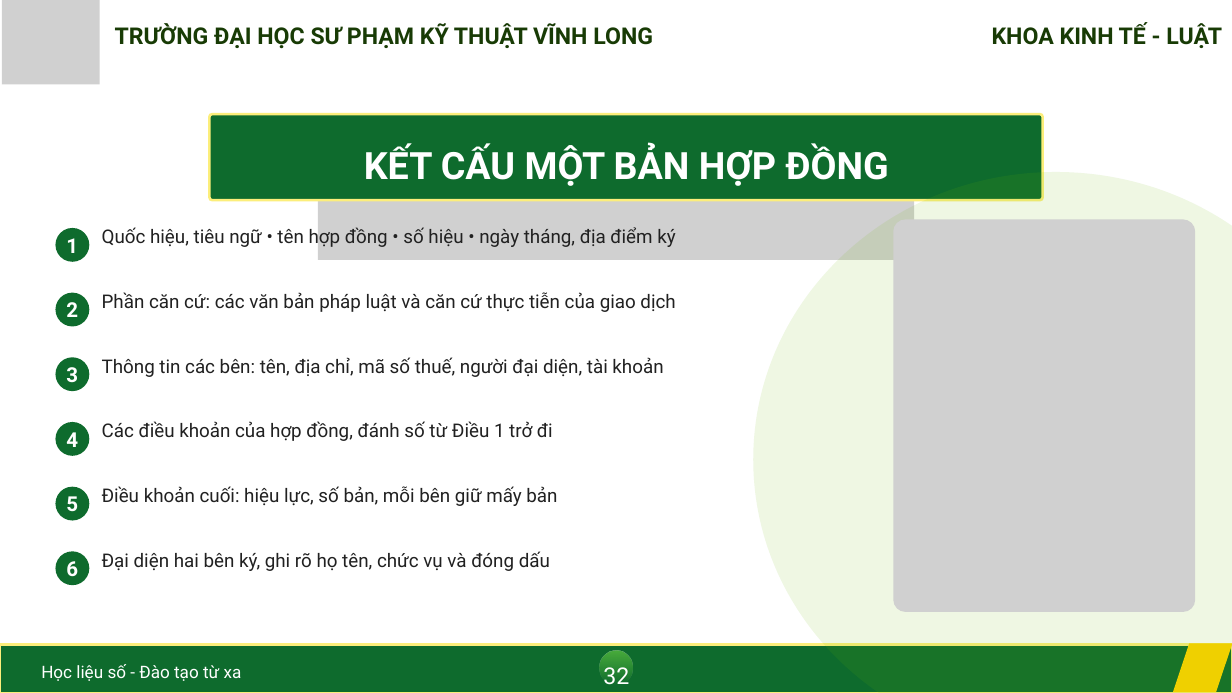
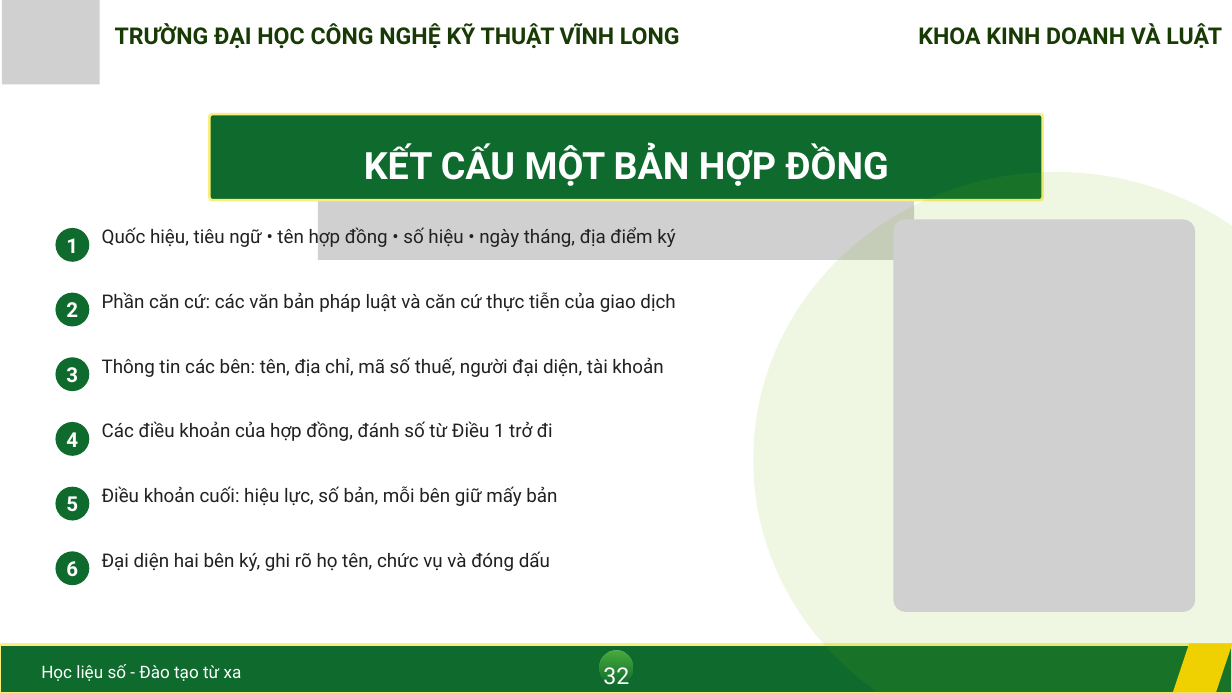
Before and after one commit to thuyhuongctu/ComDraft, a slide deck: slide 32 of ec6000tx-chuong-5/slides/CHUONG_5__KY_THUAT_SOAN_THAO_VA_TRINH_BAY_VAN_BAN_EC6000TX.pptx. Drawn at 1232x693 pixels with LibreOffice and Linux fonts; fonts in the diff are those of the drawing; grey boxes stand for pictures. Boxes give left, top, right and bottom in pixels: in the first picture for what was removed or moved away, otherwise in the second. Text is boxed around its words. In the diff, an @@ line names an element or a change of style, - is before the commit and + after.

Commit message:
Đổi tên trường và khoa trên slide Chương 5 (gói EC6000TX) (#18)
Khoa "Kinh tế - Luật" đổi thành "Kinh doanh và Luật", tên tiếng Việt của
trường đổi từ "Trường Đại học Sư phạm Kỹ thuật Vĩnh Long" thành "Trường
Đại học Công nghệ Kỹ thuật Vĩnh Long" (mã VLUTE giữ nguyên) — theo đúng
tên hiện dùng trên áp phích sự kiện chính thức của trường. Sửa toàn bộ
102 lượt xuất hiện trên cả 50 slide (phần chân trang lặp lại mỗi trang,
cộng slide bìa và slide cảm ơn), rồi xuất lại đúng bản PDF đi kèm.

Chưa sửa hai chỗ, ghi rõ trong README để cô quyết định sau:
- Con dấu tròn của trường ở góc mỗi slide là ảnh, không phải chữ, vẫn còn
  chữ tắt "ĐH SP KT VL" cũ — cần ảnh dấu mới từ trường mới sửa được.
- Ba video bài giảng dựng từ chính bộ slide này nên nhiều khả năng vẫn
  hiện tên cũ suốt video, không riêng gì bìa — sửa video sẽ cần ảnh nguồn
  từng slide (không có trong repo) hoặc thu lại, việc lớn hơn nhiều so
  với sửa slide/PDF ở đây.

```diff
--- a/ec6000tx-chuong-5/slides/CHUONG_5__KY_THUAT_SOAN_THAO_VA_TRINH_BAY_VAN_BAN_EC6000TX.pptx
+++ b/ec6000tx-chuong-5/slides/CHUONG_5__KY_THUAT_SOAN_THAO_VA_TRINH_BAY_VAN_BAN_EC6000TX.pptx
@@ text at [115, 23, 680, 49]: text changed @@
-TRƯỜNG ĐẠI HỌC SƯ PHẠM KỸ THUẬT VĨNH LONG
+TRƯỜNG ĐẠI HỌC CÔNG NGHỆ KỸ THUẬT VĨNH LONG
@@ text at [918, 23, 1222, 48]: text changed @@
-KHOA KINH TẾ - LUẬT
+KHOA KINH DOANH VÀ LUẬT
```
Also in this commit, not shown: 49 other slides changed, 2 other files.
